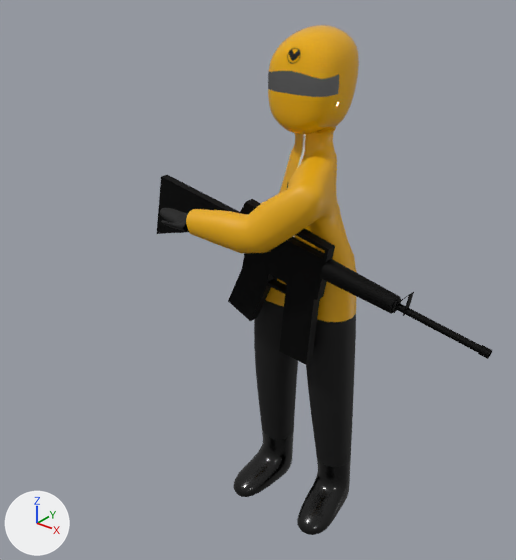
Two versions of the Blender file blends/enemyWithGun.blend, one commit apart.
Camera for both pictures: a camera (50 mm lens) standing at (1.281, -1.857, 1.188) and looking at (-0.045, -0.199, 0.161). The axes (+X, +Y, +Z) are drawn at lower left. The lights are the same throughout. Both versions are drawn at frame 1 of the action 'Attack'; the numbers are the values there.

In view in the first picture: 'Clothes', 'Glass', 'Helmet', 'Shoes', 'Куб.005', 'Куб.006'.
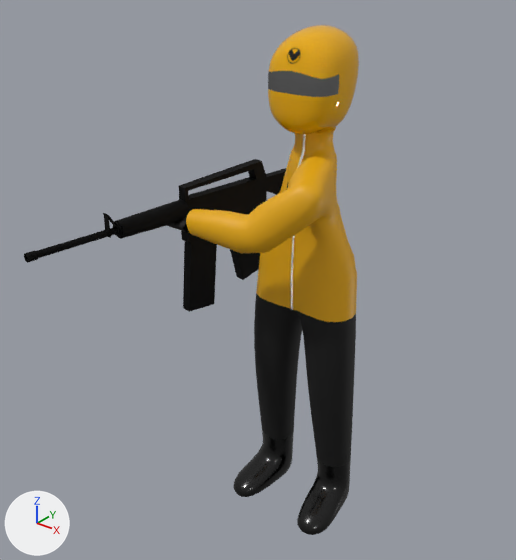
Location of each change, (x1, y1, x2, y2) in pixels of the pictures (516 x 560 px):
'Куб.006', deleted (black): before (157, 175, 492, 359)
'Weapon', added (black): after (24, 159, 287, 280)
'Куб.005', deleted (black): before (279, 294, 319, 365)
'Magazine', added (black): after (183, 244, 217, 312)

The change, as a diff of the scene's bpy script:
```diff
--- a/blends/enemyWithGun.blend.py
+++ b/blends/enemyWithGun.blend.py
@@ me_куб_014_1 @@
+me_куб_014_1.from_pydata(...)  # 559 vertices, 459 faces; spans x -0.583..0.695, y -0.429..-0.173, z -0.171..0.264
+me_куб_014_1.polygons.foreach_set('use_smooth', [True] * 459)
+me_куб_014_1.materials.append(mat_матеріал_002)  # black #000000
@@ me_куб_013_1 @@
+me_куб_013_1.from_pydata(...)  # 36 vertices, 40 faces; spans x 0.018..0.155, y -0.323..-0.229, z -0.224..0.016
+me_куб_013_1.materials.append(mat_матеріал_002)  # black #000000
@@ ob_куб_005 @@
-ob_куб_005 = bpy.data.objects.new('Куб.005', me_куб_013)
-ob_куб_005.location = (-0.005, -0.126, 0.156)
-ob_куб_005.rotation_euler = (-0.185, 0.0, -1.571)  # degrees (-11, 0, -90)
@@ ob_куб_006 @@
-ob_куб_006 = bpy.data.objects.new('Куб.006', me_куб_014)
-ob_куб_006.location = (-0.005, -0.126, 0.156)
-ob_куб_006.rotation_euler = (-0.185, 0.0, -1.571)  # degrees (-11, 0, -90)
@@ ob_weapon @@
+ob_weapon = bpy.data.objects.new('Weapon', me_куб_014_1)
+ob_weapon.location = (-0.005, -0.126, 0.156)
+ob_weapon.rotation_euler = (-0.185, 0.0, -1.571)  # degrees (-11, 0, -90)
@@ ob_magazine @@
+ob_magazine = bpy.data.objects.new('Magazine', me_куб_013_1)
+ob_magazine.location = (-0.005, -0.126, 0.156)
+ob_magazine.rotation_euler = (-0.185, 0.0, -1.571)  # degrees (-11, 0, -90)
```
